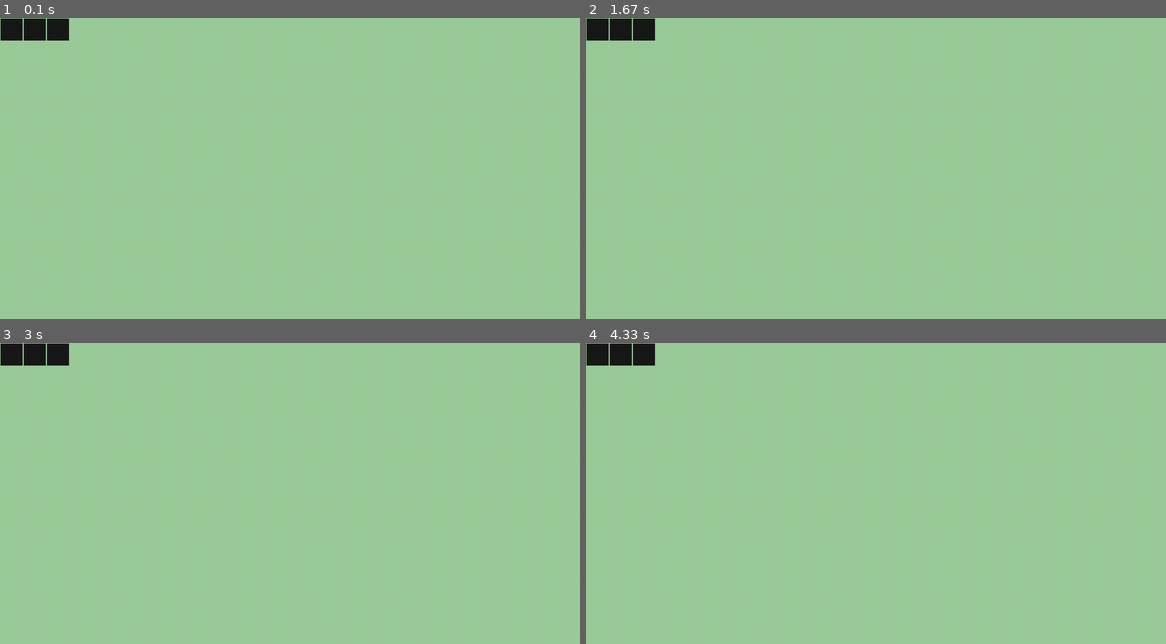
Above: before the commit, frames 1-4 (two rows, left to right).
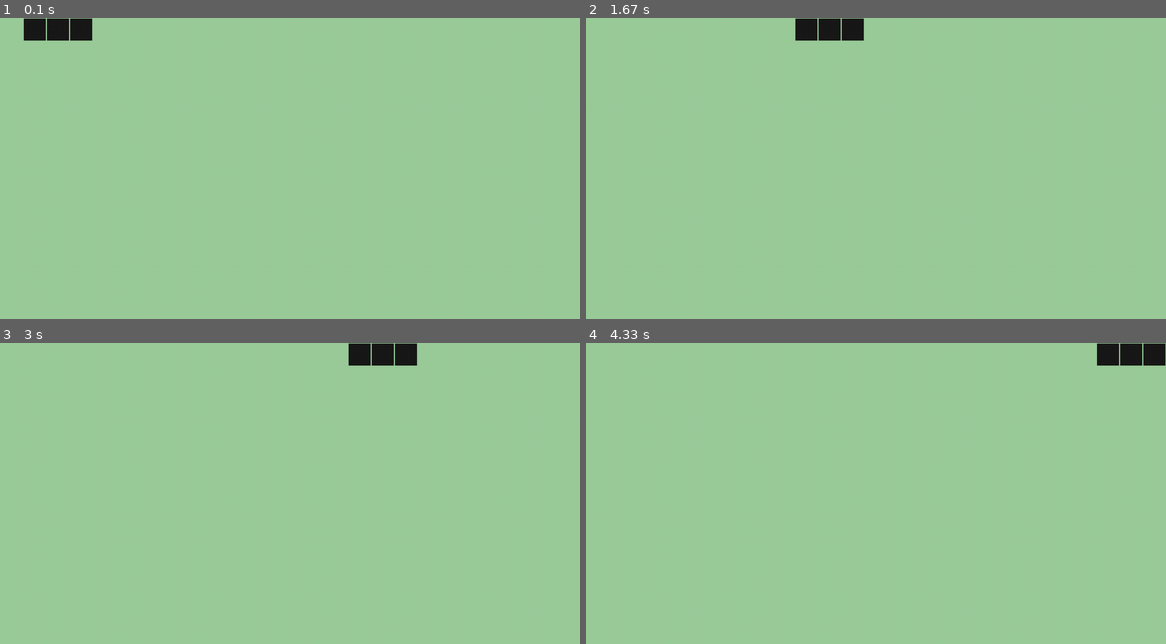
Above: after the commit, the same moments.

Repository: carlosjasso/pygame-snake
Game: pygame game, started from src/snake/main.py
Two runs of this game, one before a commit and one after it. Both use one fixed random seed, a clock stepped at 60 frames per second and the inputs below.
Inputs:
- Up to frame 1 (0.1 s): no input
- Up to frame 2 (1.67 s): tap Enter at 0.33 s
- Up to frame 3 (3 s): no input
- Up to frame 4 (4.33 s): no input

The runs differ from the first frame. In frame 1, 0.5% of the frame differs, in the area x 0-16%, y 0-8%; in frame 2, 1.6%; in frame 3, 1.6%; in frame 4, 1.6%, in the area x 0-100%, y 0-8%.

Commit message:
snake slithers!

Diff:
--- a/src/snake/game.py
+++ b/src/snake/game.py
@@ -19,13 +19,9 @@
 
     def run(self):
         self.running = True
-
-        sprites = [sprite for name, sprite in self.snake.body]
-        self.display.draw_sprites(sprites)
-        sleep(100)
+        self.display.draw_sprites(self.snake.blocks)
 
         # Event loop
-        block_direction = SnakeDirection.RIGHT
         while self.running:
             for event in self.display.event:
                 if event.type == KEYDOWN:
@@ -33,23 +29,26 @@
                         self.running = False
                         continue
 
-                    if event.key == K_UP:
-                        block_direction = SnakeDirection.UP
-                    elif event.key == K_DOWN:
-                        block_direction = SnakeDirection.DOWN
-                    elif event.key == K_LEFT:
-                        block_direction = SnakeDirection.LEFT
-                    elif event.key == K_RIGHT:
-                        block_direction = SnakeDirection.RIGHT
+                    # if event.key == K_UP:
+                    #     block_direction = SnakeDirection.UP
+                    # elif event.key == K_DOWN:
+                    #     block_direction = SnakeDirection.DOWN
+                    # elif event.key == K_LEFT:
+                    #     block_direction = SnakeDirection.LEFT
+                    # elif event.key == K_RIGHT:
+                    #     block_direction = SnakeDirection.RIGHT
                 elif event.type == QUIT:
                     self.running = False
                     continue
 
-            match block_direction:
-                case SnakeDirection.UP: block.move_up()
-                case SnakeDirection.DOWN: block.move_down()
-                case SnakeDirection.LEFT: block.move_left()
-                case SnakeDirection.RIGHT: block.move_right()
+            # match block_direction:
+            #     case SnakeDirection.UP: block.move_up()
+            #     case SnakeDirection.DOWN: block.move_down()
+            #     case SnakeDirection.LEFT: block.move_left()
+            #     case SnakeDirection.RIGHT: block.move_right()
+
+            self.snake.slither()
+            self.display.draw_sprites(self.snake.blocks)
 
             sleep(0.2)
-            self.display.draw_sprite(block)
+            # self.display.draw_sprite(block)
--- a/src/snake/models/snake.py
+++ b/src/snake/models/snake.py
@@ -16,6 +16,10 @@
         result : Node = self.body[SnakeSection.HEAD]
         return result.sprite
 
+    @property
+    def blocks(self) -> list[Block]:
+        return [sprite for _, sprite in self.body]
+
     def __init__(self, config : Configuration):
         self.config = config
         self.body = self._build_snake()
@@ -33,3 +37,6 @@
             else: name = SnakeSection.SECTION
             result.append(Node(name=name, sprite=block))
         return result
+
+    def slither(self):
+        for block in self.blocks: block.move_right()
--- a/src/snake/models/snake_direction.py
+++ b/src/snake/models/snake_direction.py
@@ -1,7 +1,7 @@
 from enum import Enum, auto
 
 class SnakeDirection(Enum):
-    SAME = auto()
+    FORWARD = auto()
     UP = auto()
     DOWN = auto()
     LEFT = auto()
